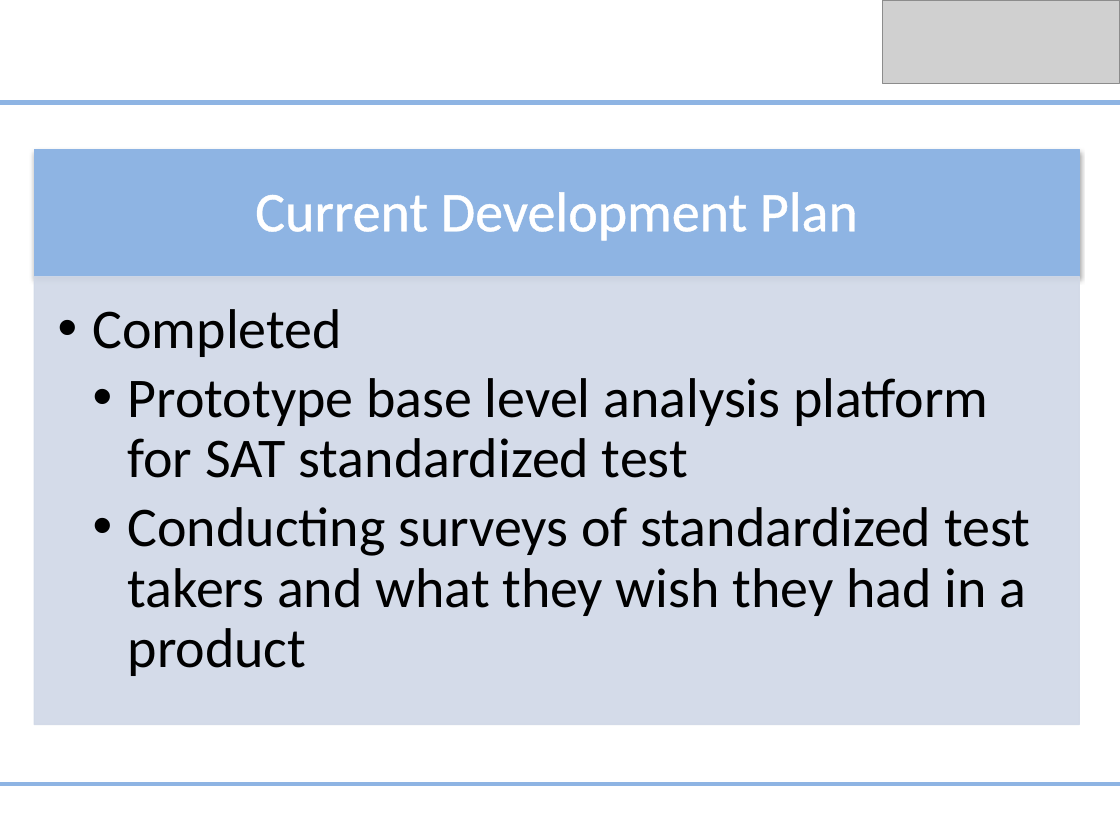
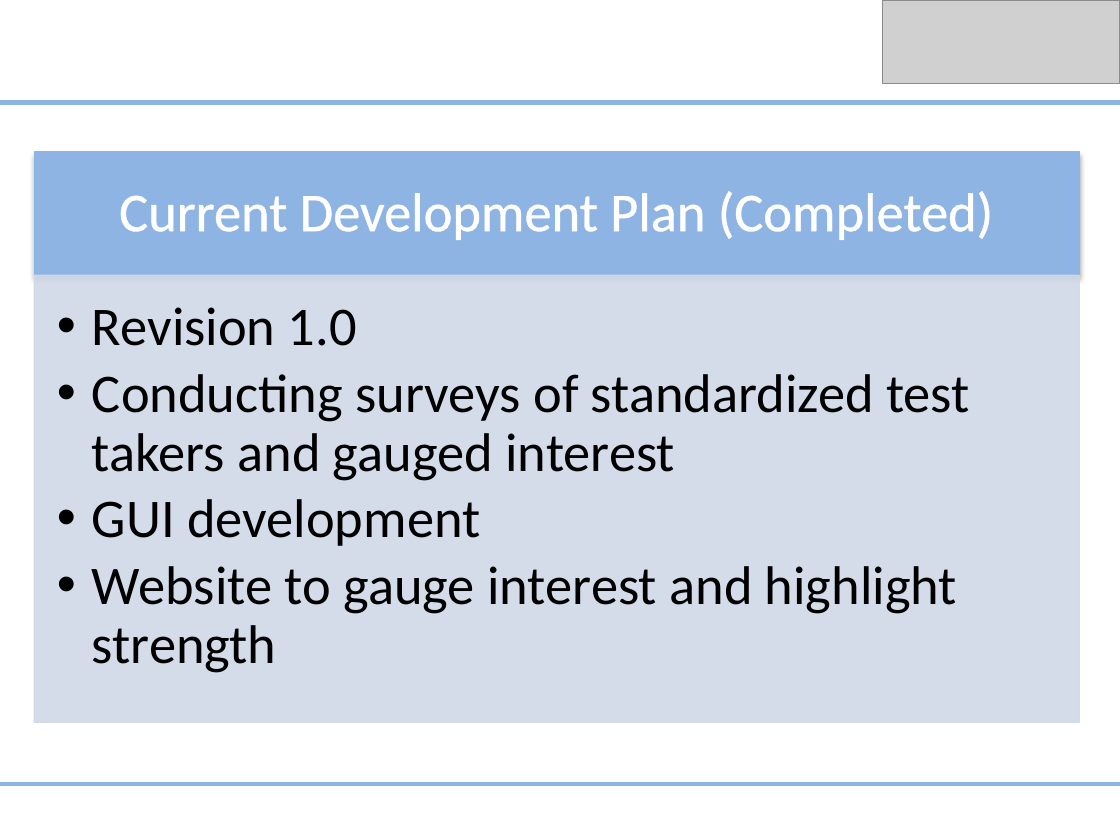
Before and after one commit to av8ramit/excelerate, a slide deck: slide 8 of Documents/Business Plan.pptx. Drawn at 1120x840 pixels with LibreOffice and Linux fonts; fonts in the diff are those of the drawing; grey boxes stand for pictures. Boxes give left, top, right and bottom in pixels: in the first picture for what was removed or moved away, otherwise in the second. Text is boxed around its words. In the diff, an @@ line names an element or a change of style, - is before the commit and + after.

```diff
--- a/Documents/Business Plan.pptx
+++ b/Documents/Business Plan.pptx
@@ text at bbox=[119, 191, 993, 240]: text changed; size 36 to 35 pt @@
-Current Development Plan
+Current Development Plan (Completed)
@@ text at bbox=[92, 307, 970, 673]: text changed; size 36 to 35 pt @@
-  •• Completed
-    •• Prototype base level analysis platform for SAT standardized test
-    •• Conducting surveys of standardized test takers and what they wish they had in a product
+  •• Revision 1.0
+  •• Conducting surveys of standardized test takers and gauged interest
+  •• GUI development
+  •• Website to gauge interest and highlight strength
```
Also in this commit, not shown: 3 other slides changed, 5 slides added, 1 slide removed, 2 other files.
